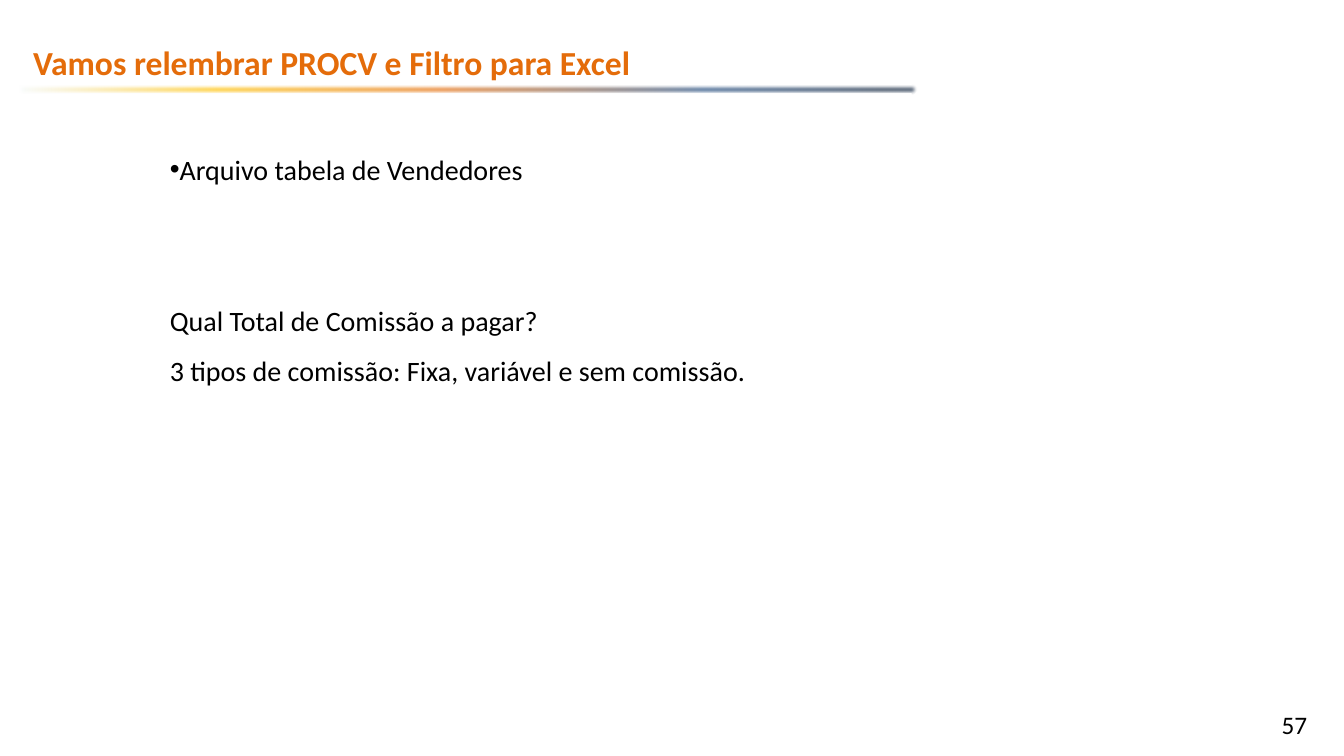
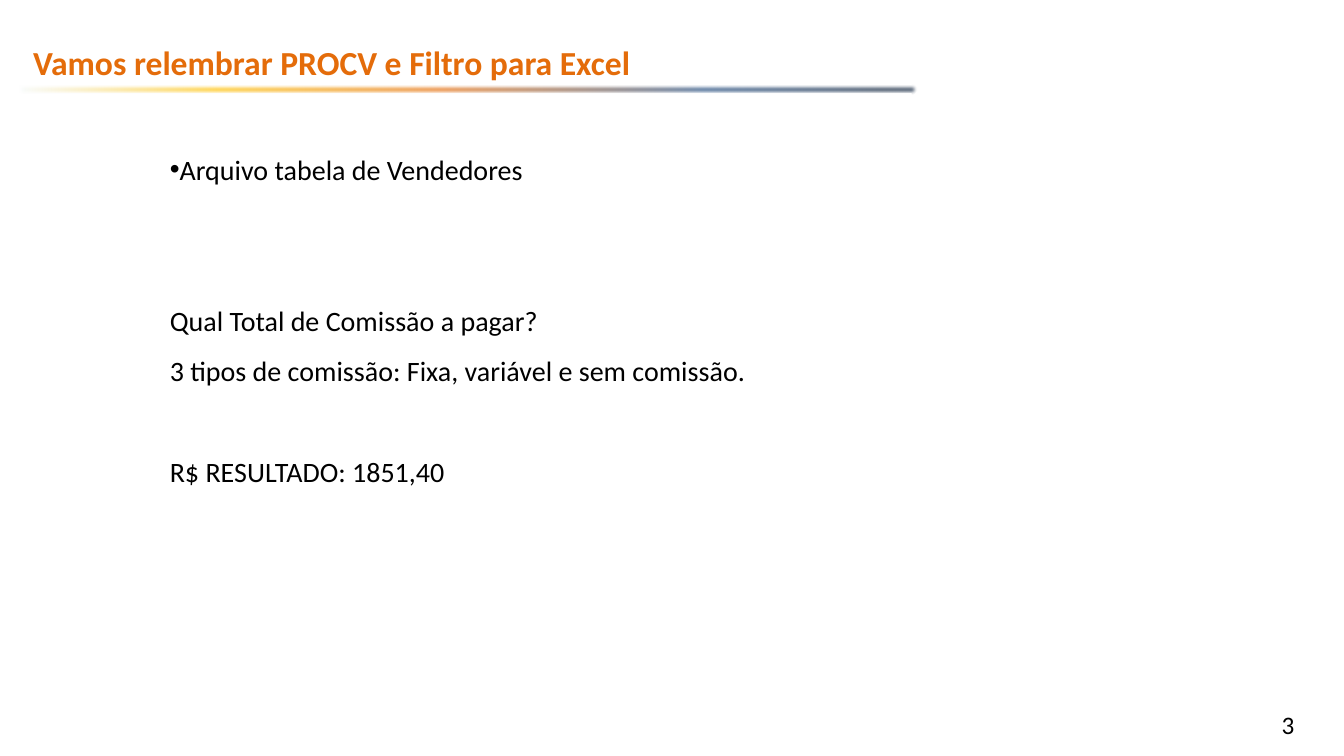
Before and after one commit to emerson-fenrir/Excel_Basico, a slide deck: slide 3 of Professor/Aula3.pptx (slide 57 before the commit). Drawn at 1344x756 pixels with LibreOffice and Linux fonts; fonts in the diff are those of the drawing; background and template pictures are left out. Boxes give left, top, right and bottom in pixels: in the first picture for what was removed or moved away, otherwise in the second. Text is boxed around its words. In the diff, an @@ line names an element or a change of style, - is before the commit and + after.

```diff
--- a/Professor/Aula3.pptx
+++ b/Professor/Aula3.pptx
@@ subtitle at <box>170,463,444,486</box>: paragraph added @@
+R$ RESULTADO: 1851,40
@@ page number at <box>1282,717,1295,734</box>: text changed @@
-57
+3
```
Also in this commit, not shown: 6 other slides changed, 63 slides removed, 1 other file.
